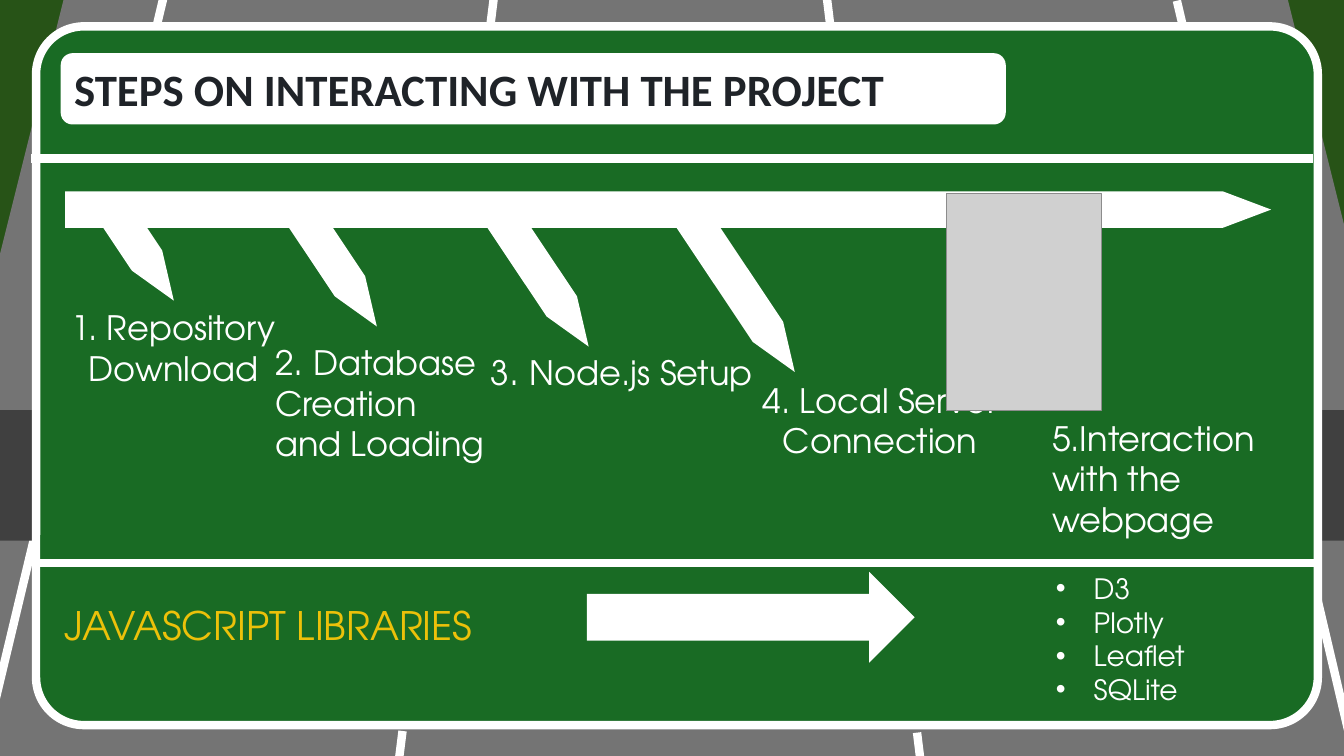
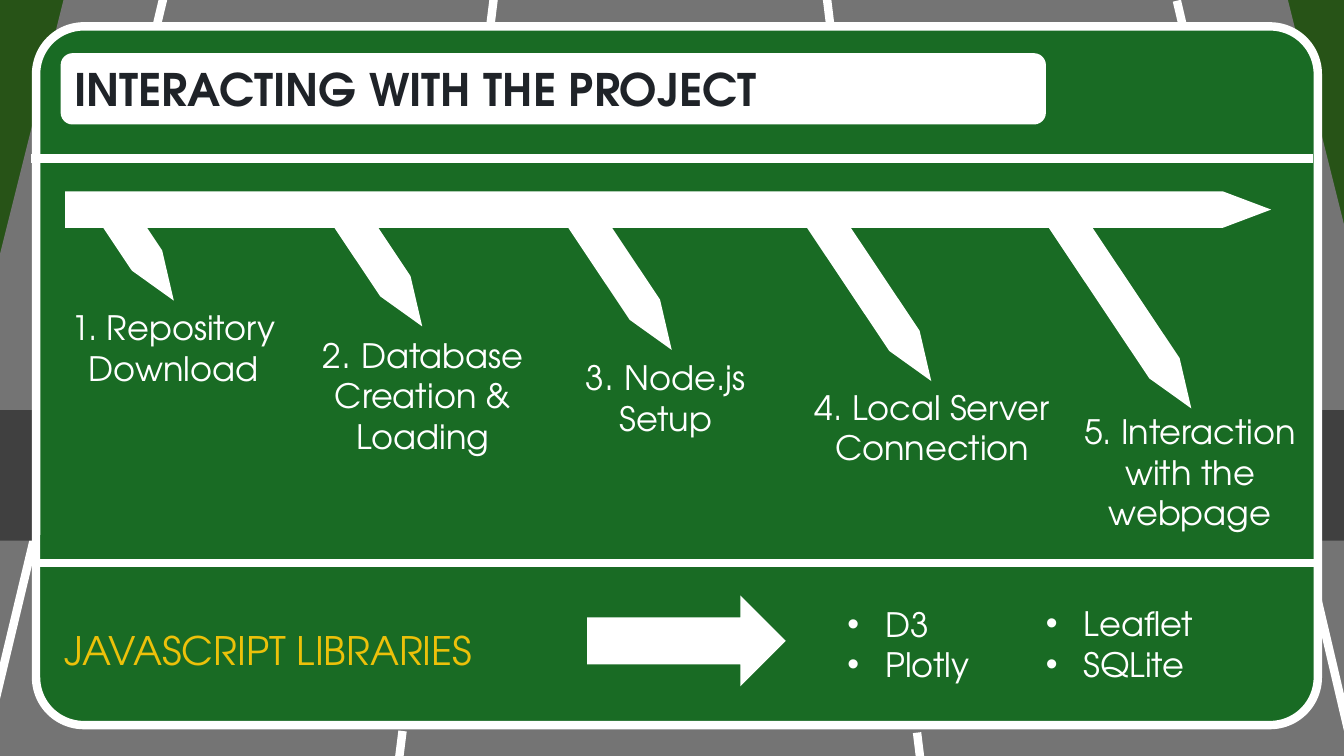
Before and after one commit to RealFakeDoor/Victoria_Road_Crash_Analysis, a slide deck: slide 6 of Presentation/car_crash_slide.pptx. Drawn at 1344x756 pixels with LibreOffice and Linux fonts; fonts in the diff are those of the drawing; grey boxes stand for pictures. Boxes give left, top, right and bottom in pixels: in the first picture for what was removed or moved away, otherwise in the second. Text is boxed around its words. In the diff, an @@ line names an element or a change of style, - is before the commit and + after.

Commit message:
re-format slides

```diff
--- a/Presentation/car_crash_slide.pptx
+++ b/Presentation/car_crash_slide.pptx
@@ rounded rectangle "INTERACTING WITH THE PROJECT": place and size @@
-rounded rectangle "INTERACTING WITH THE PROJECT" at (60,53,1006,125)
+rounded rectangle "INTERACTING WITH THE PROJECT" at (60,53,1046,125)
@@ text in rounded rectangle at (74,72,756,125): text changed; font Calibri to TeX Gyre Adventor @@
-STEPS ON INTERACTING WITH THE PROJECT
+INTERACTING WITH THE PROJECT
@@ up arrow: place and size @@
-up arrow at (290,208,390,333)
+up arrow at (335,208,435,333)
@@ up arrow: place and size @@
-up arrow at (486,205,601,353)
+up arrow at (570,208,684,356)
@@ up arrow added at (805,203,944,388), fill #FFFFFF, outline #FFFFFF 1.5 pt @@
@@ picture removed at (947,194,1101,410) @@
@@ up arrow: place and size @@
-up arrow at (668,194,808,379)
+up arrow at (1050,208,1204,415)
@@ text at (323,342,523,457): text changed @@
-2. Database Creation and Loading
+2. Database Creation & Loading
@@ text at (586,365,746,438): text changed @@
-3. Node.js Setup
+3. Node.js
+Setup
@@ text "4. Local Server Connection" rewrapped from (763,378,997,454) to (815,394,1049,461) @@
@@ text at (1084,419,1296,533): text changed @@
-5.Interaction with the webpage
+5. Interaction with the webpage
@@ text "JAVASCRIPT LIBRARIES": place and size @@
-text "JAVASCRIPT LIBRARIES" at (64,610,472,641)
+text "JAVASCRIPT LIBRARIES" at (64,635,472,666)
@@ up arrow: place and size @@
-up arrow at (588,575,913,660)
+up arrow at (588,598,784,684)
@@ text "D3": place and size @@
-text "D3" at (1094,578,1185,701)
+text "D3" at (885,612,969,684)
@@ text "D3" at (885,612,969,684): size 20 to 24 pt @@
@@ text added at (1084,611,1193,678), 24 pt, text #FFFFFF @@
+• Leaflet
+• SQLite
@@ text at (1094,637,1185,701): paragraphs removed @@
-• Leaflet
-• SQLite
```
Also in this commit, not shown: 5 other slides changed.
